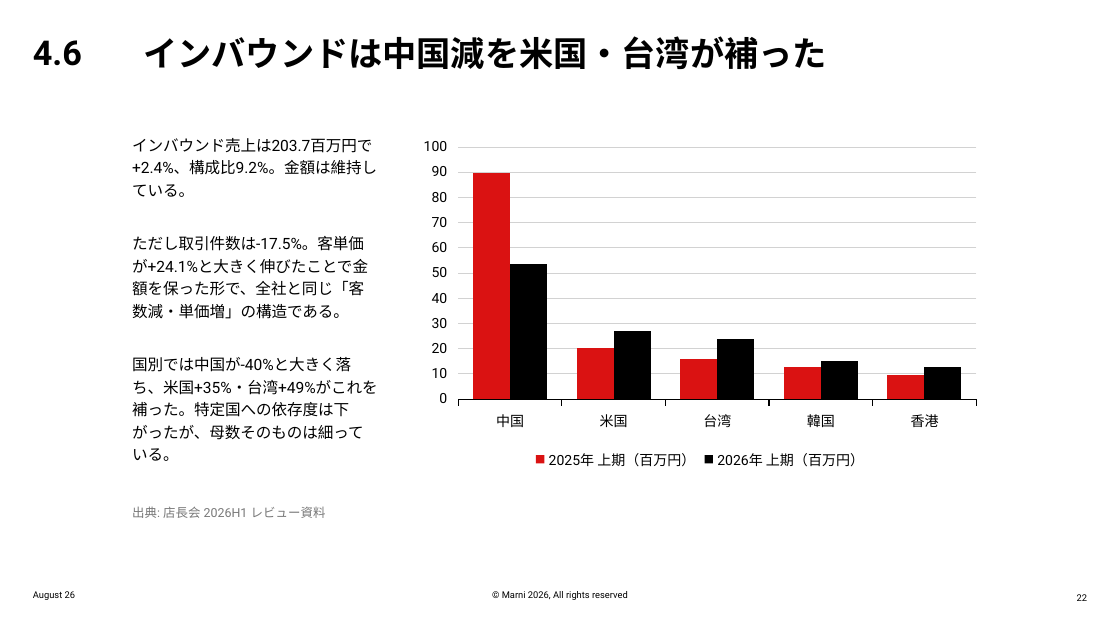
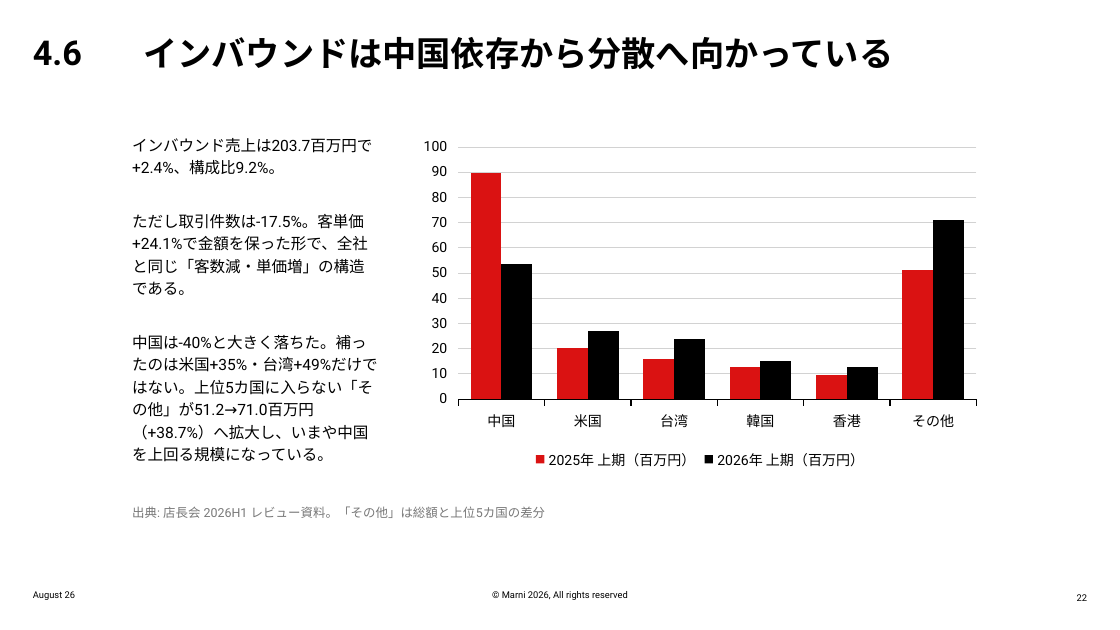
Before and after one commit to classicstyle74-sys/claude-code-workspace, a slide deck: slide 22 of deck/MARNI_2026H1_Sales_Review.pptx. Drawn at 1120x630 pixels with LibreOffice and Linux fonts; fonts in the diff are those of the drawing; background and template pictures are left out. Boxes give left, top, right and bottom in pixels: in the first picture for what was removed or moved away, otherwise in the second. Text is boxed around its words. In the diff, an @@ line names an element or a change of style, - is before the commit and + after.

```diff
--- a/deck/MARNI_2026H1_Sales_Review.pptx
+++ b/deck/MARNI_2026H1_Sales_Review.pptx
@@ subtitle at [143, 37, 893, 69]: text changed @@
-インバウンドは中国減を米国・台湾が補った
+インバウンドは中国依存から分散へ向かっている
@@ text at [132, 138, 378, 462]: text changed @@
-インバウンド売上は203.7百万円で+2.4%、構成比9.2%。金額は維持している。
-ただし取引件数は-17.5%。客単価が+24.1%と大きく伸びたことで金額を保った形で、全社と同じ「客数減・単価増」の構造である。
-国別では中国が-40%と大きく落ち、米国+35%・台湾+49%がこれを補った。特定国への依存度は下がったが、母数そのものは細っている。
+インバウンド売上は203.7百万円で+2.4%、構成比9.2%。
+ただし取引件数は-17.5%。客単価+24.1%で金額を保った形で、全社と同じ「客数減・単価増」の構造である。
+中国は-40%と大きく落ちた。補ったのは米国+35%・台湾+49%だけではない。上位5カ国に入らない「その他」が51.2→71.0百万円（+38.7%）へ拡大し、いまや中国を上回る規模になっている。
@@ column chart at [412, 132, 988, 474] @@
-categories: 中国, 米国, 台湾, 韓国, 香港
+categories: 中国, 米国, 台湾, 韓国, 香港, その他
-2025年 上期（百万円）: 90, 20, 16, 13, 9
+2025年 上期（百万円）: 90, 20, 16, 13, 9, 51
-2026年 上期（百万円）: 54, 27, 24, 15, 13
+2026年 上期（百万円）: 54, 27, 24, 15, 13, 71
@@ text at [132, 506, 545, 518]: text changed @@
-出典: 店長会 2026H1 レビュー資料
+出典: 店長会 2026H1 レビュー資料。「その他」は総額と上位5カ国の差分
```
Also in this commit, not shown: 6 other slides changed, 1 slide added, 1 other file.
